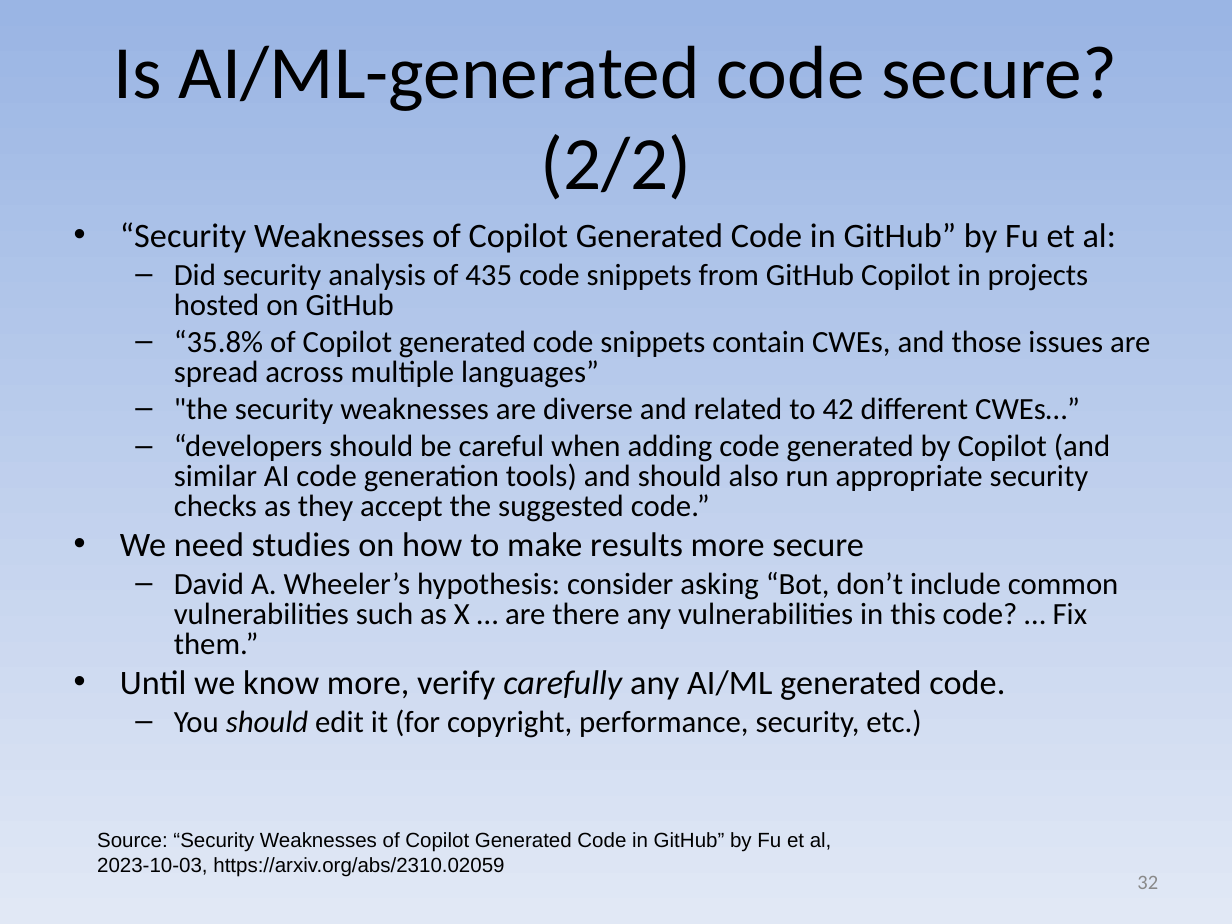
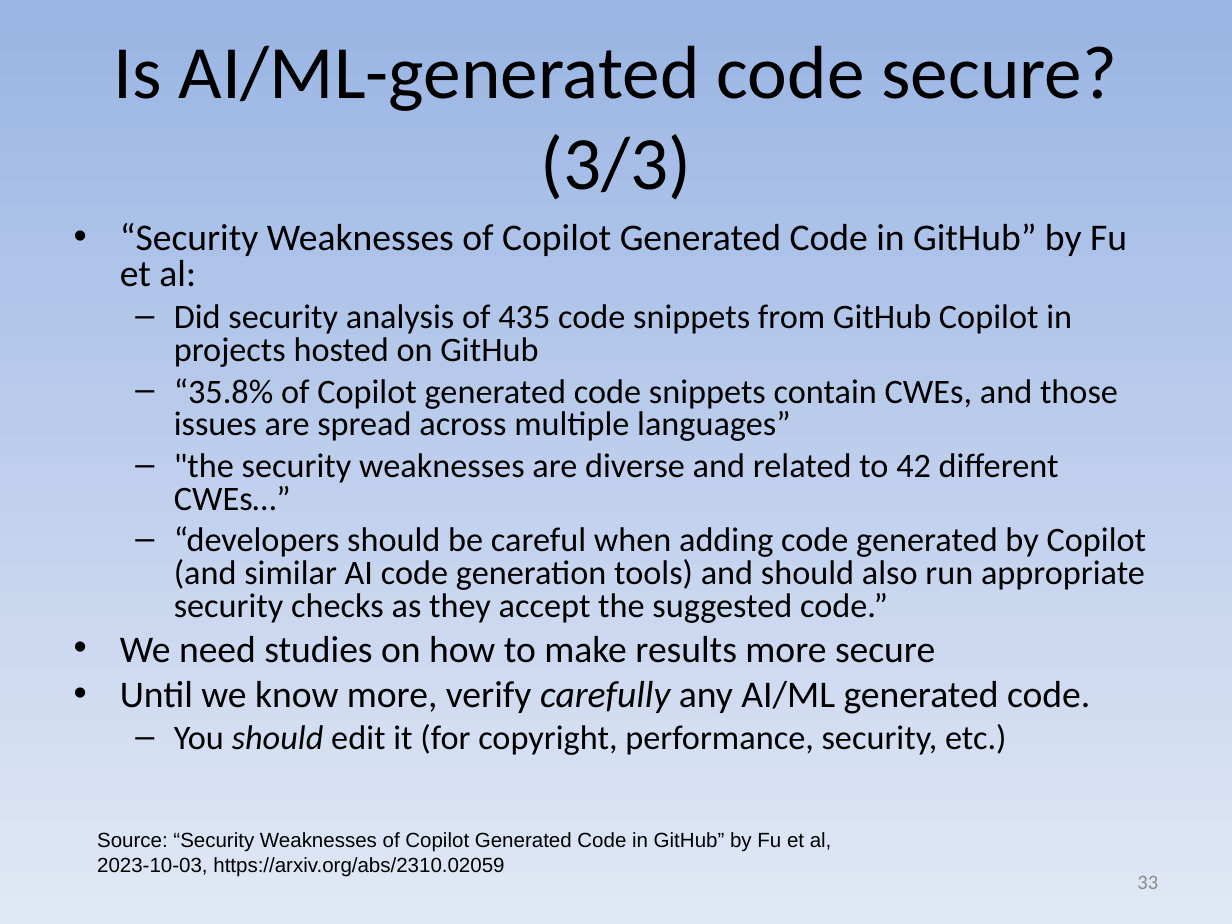
Before and after one commit to david-a-wheeler/david-a-wheeler.github.io, a slide deck: slide 33 of secure-class/presentations/AI-ML-Security.ppt (slide 32 before the commit). Drawn at 1232x924 pixels with LibreOffice and Linux fonts; fonts in the diff are those of the drawing. Boxes give left, top, right and bottom in pixels: in the first picture for what was removed or moved away, otherwise in the second. Text is boxed around its words. In the diff, an @@ line names an element or a change of style, - is before the commit and + after.

```diff
--- a/secure-class/presentations/AI-ML-Security.ppt
+++ b/secure-class/presentations/AI-ML-Security.ppt
@@ title at <box>113,45,1118,200</box>: text changed @@
-Is AI/ML-generated code secure? (2/2)
+Is AI/ML-generated code secure? (3/3)
@@ text "“Security Weaknesses of Copilot Generated ..." at <box>120,223,1147,755</box>: size 20 to 22 pt in "“Security Weaknesses of Copilot Generated Code in ...", "We need studies on how to make ...", "Until we know more, verify carefully any ..."; size 18 to 20 pt in "Did security analysis of 435 code snippets ...", "“35.8% of Copilot generated code snippets contain ...", ""the security weaknesses are diverse and related ...", "“developers should be careful when adding code ..." and 1 more places @@
@@ text at <box>174,572,1119,655</box>: paragraph removed @@
-  – David A. Wheeler’s hypothesis: consider asking “Bot, don’t include common vulnerabilities such as X … are there any vulnerabilities in this code? … Fix them.”
@@ page number at <box>1137,876,1158,889</box>: text changed @@
-32
+33
```
Also in this commit, not shown: 2 other slides changed, 1 slide added.
